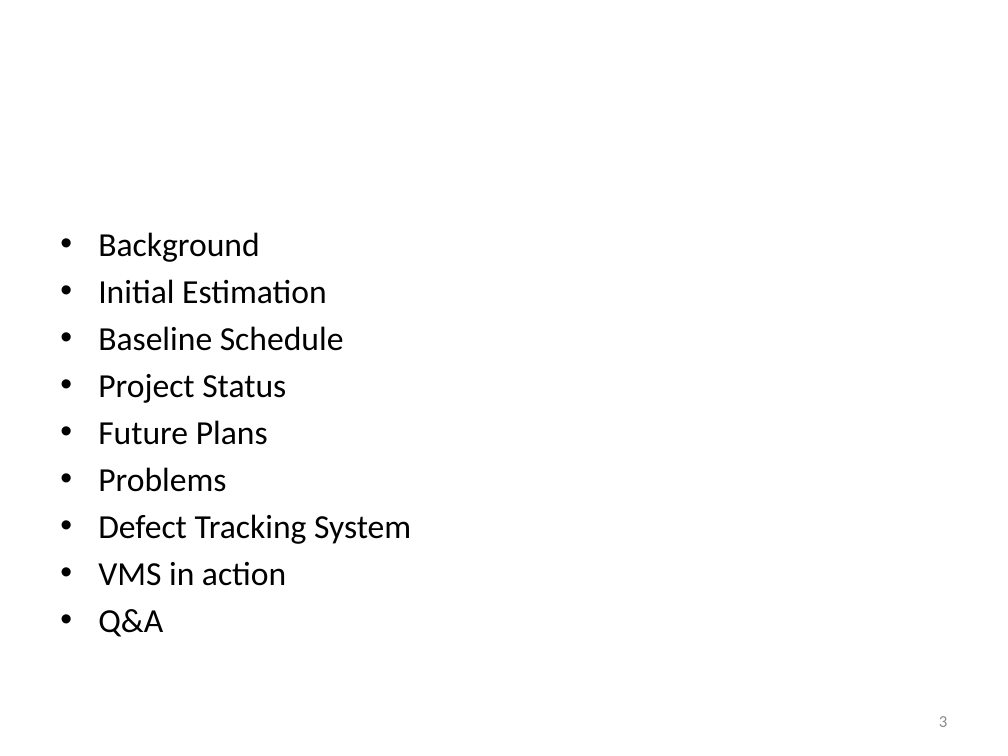
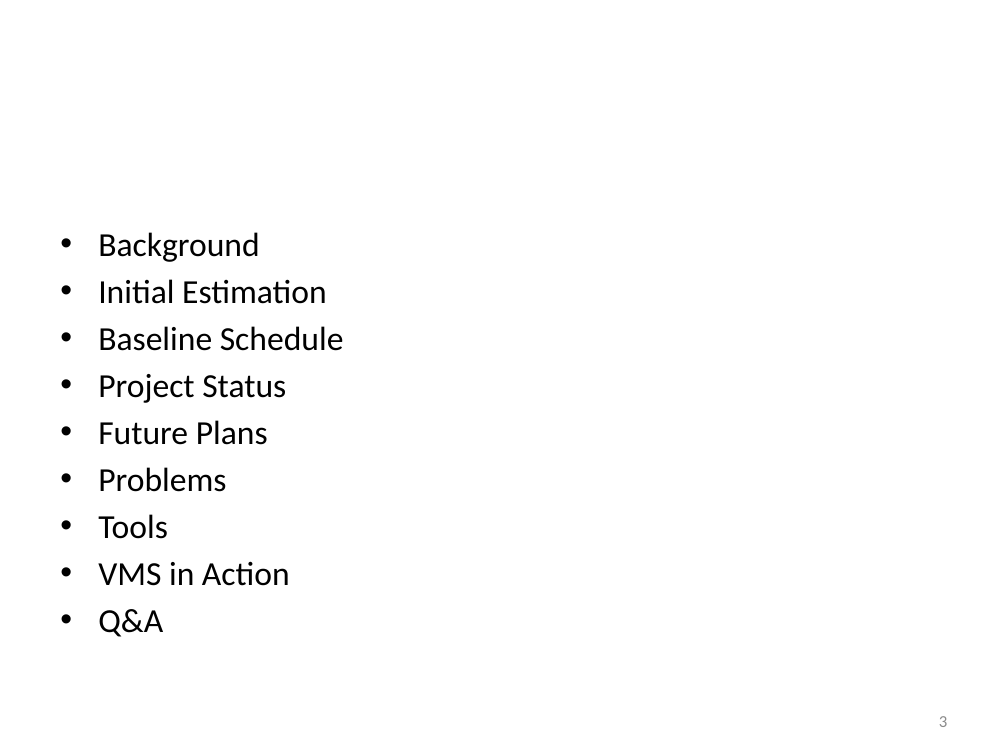
Before and after one commit to soomro/vms_technicalchallenge, a slide deck: slide 3 of DOCS/Presentations/27.04.2010.pptx. Drawn at 1008x756 pixels with LibreOffice and Linux fonts; fonts in the diff are those of the drawing; background and template pictures are left out. Boxes give left, top, right and bottom in pixels: in the first picture for what was removed or moved away, otherwise in the second. Text is boxed around its words. In the diff, an @@ line names an element or a change of style, - is before the commit and + after.

```diff
--- a/DOCS/Presentations/27.04.2010.pptx
+++ b/DOCS/Presentations/27.04.2010.pptx
@@ text at (x1=98, y1=514, x2=290, y2=586): text changed @@
-• Defect Tracking System
-• VMS in action
+• Tools
+• VMS in Action
```
Also in this commit, not shown: 4 other slides changed.
